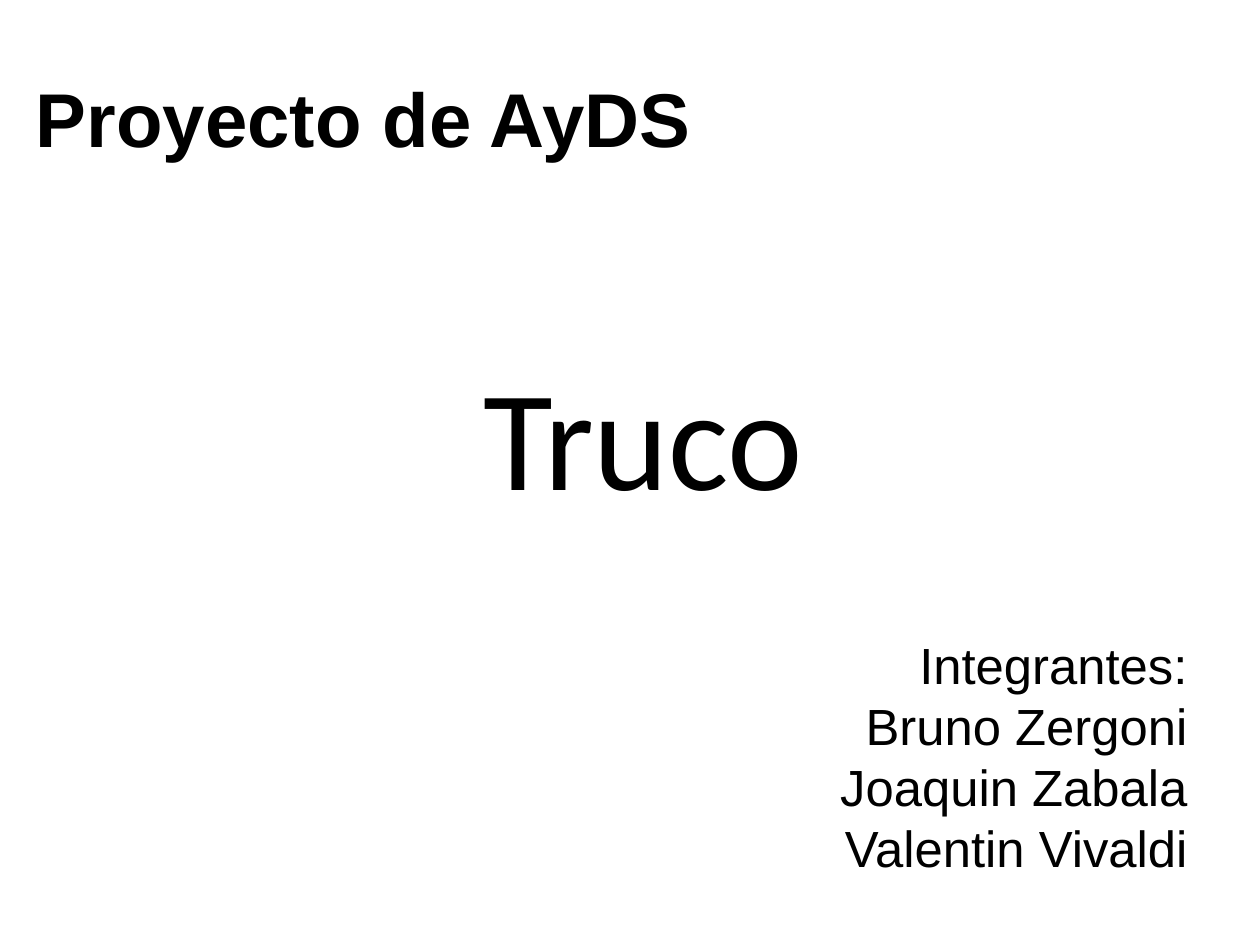
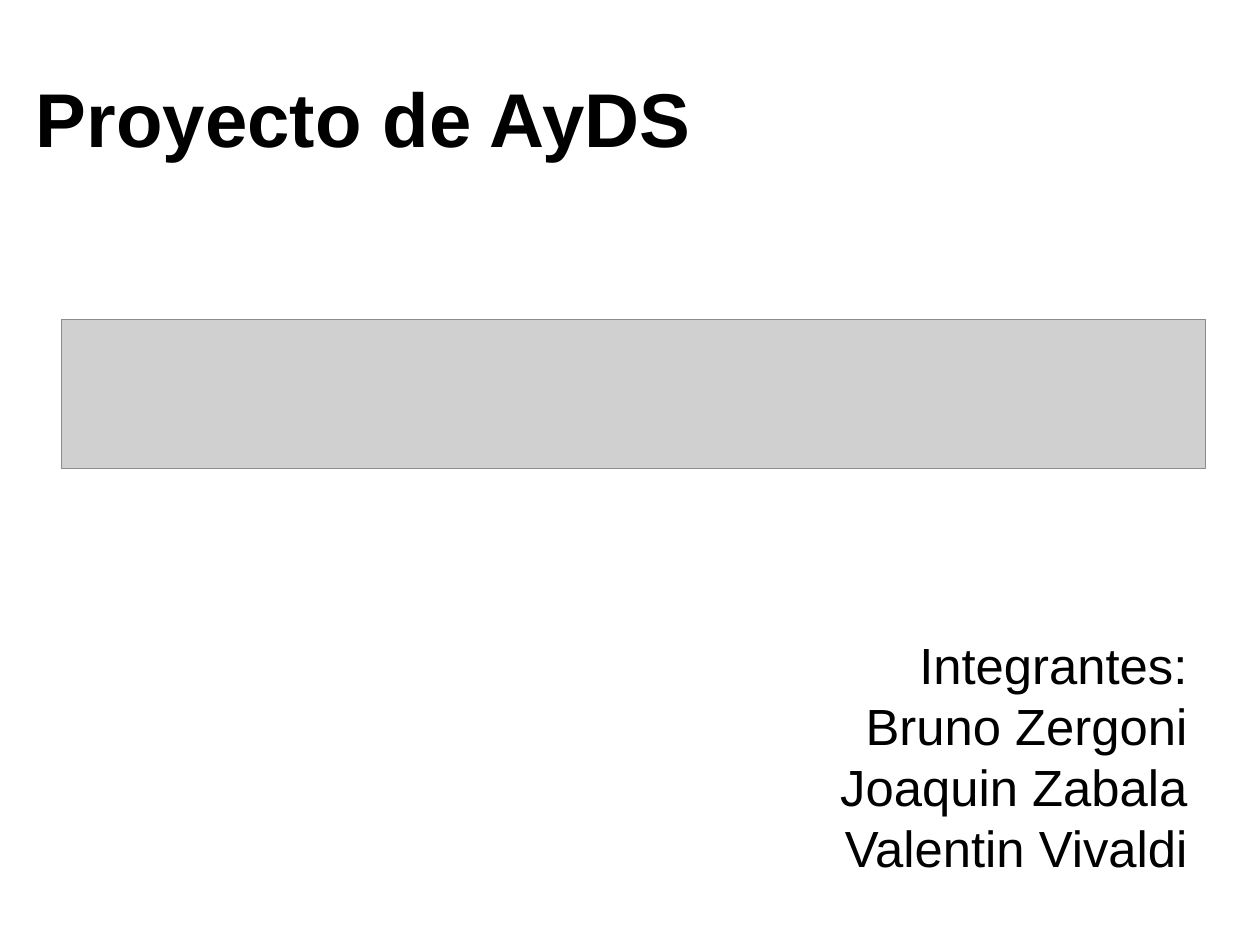
Before and after one commit to valenvivaldi/Proyectos-ZVZ, a slide deck: slide 1 of Presentacion.odp. Drawn at 1260x945 pixels with LibreOffice and Linux fonts; fonts in the diff are those of the drawing; grey boxes stand for pictures; background and template pictures are left out. Boxes give left, top, right and bottom in pixels: in the first picture for what was removed or moved away, otherwise in the second. Text is boxed around its words. In the diff, an @@ line names an element or a change of style, - is before the commit and + after.

```diff
--- a/Presentacion.odp
+++ b/Presentacion.odp
@@ picture added at <box>62,319,1207,468</box> @@
@@ text removed at <box>483,398,803,491</box> @@
-Truco
```
Also in this commit, not shown: 3 other slides changed, 5 slides added, 4 other files.
